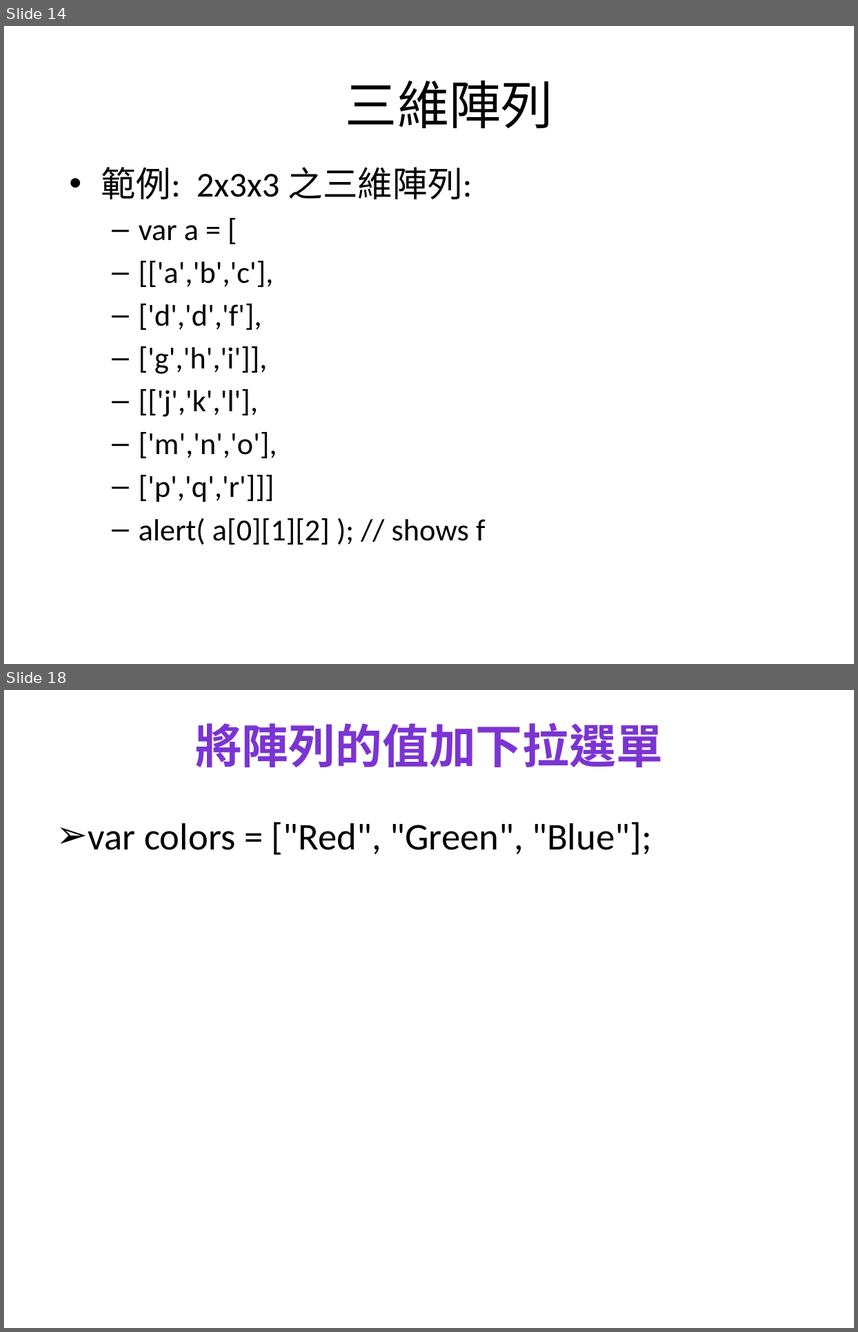
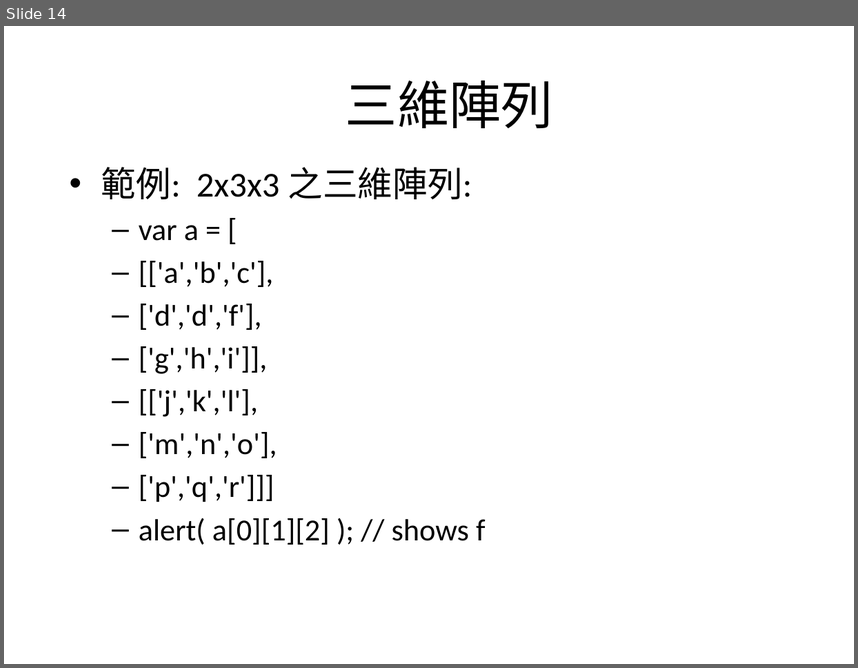
Before and after one commit to mos2718/W1, a slide deck: JS_Basic/array.pptx. Shown one above the other, each under a label of ours: slides 14 and 18 before the commit, slide 14 after it; the slides between them are not shown. The pictures are 858x1332 and 858x668 pixels, drawn with LibreOffice and Linux fonts; fonts in the diff are those of the drawing. Boxes give left, top, right and bottom in pixels: in the first picture for what was removed or moved away, otherwise in the second. Text is boxed around its words. In the diff, an @@ line names an element or a change of style, - is before the commit and + after.

```diff
--- a/JS_Basic/array.pptx
+++ b/JS_Basic/array.pptx
@@ slide 18 removed at [4, 690, 854, 1328], background #FFFFFF @@
@@ title removed at [195, 722, 663, 767] @@
-將陣列的值加下拉選單
@@ text removed at [88, 822, 651, 855] @@
-➢ var colors = ["Red", "Green", "Blue"];
```
Also in this commit, not shown: 1 slide changed, 8 other slides removed, 4 other files.
